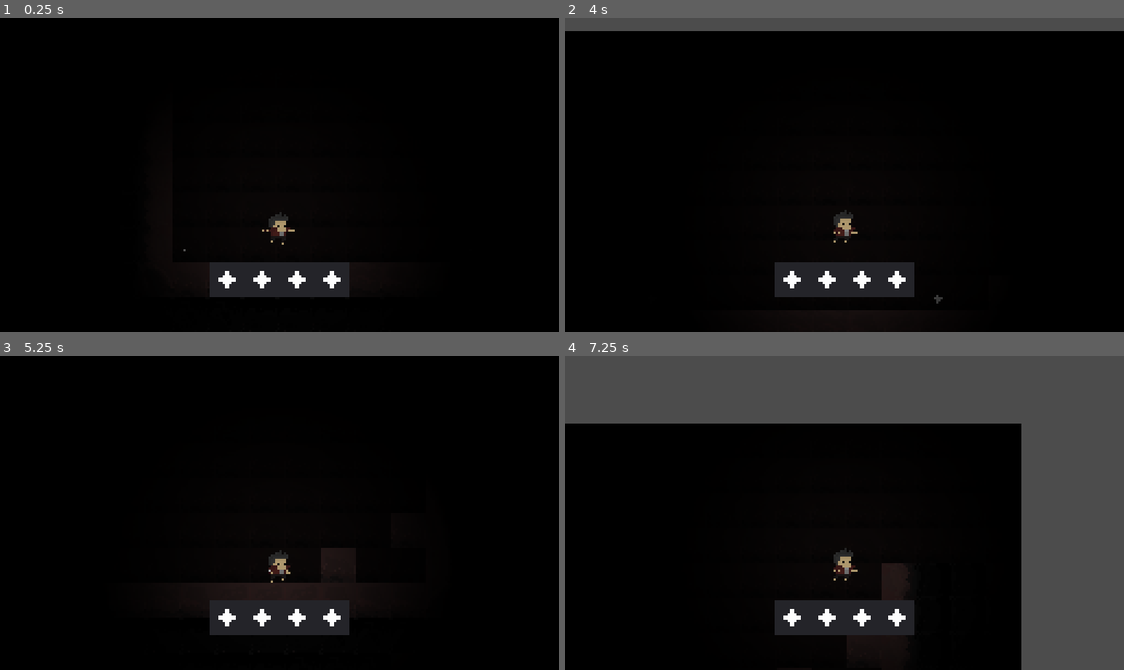
Above: before the commit, frames 1-4 (two rows, left to right).
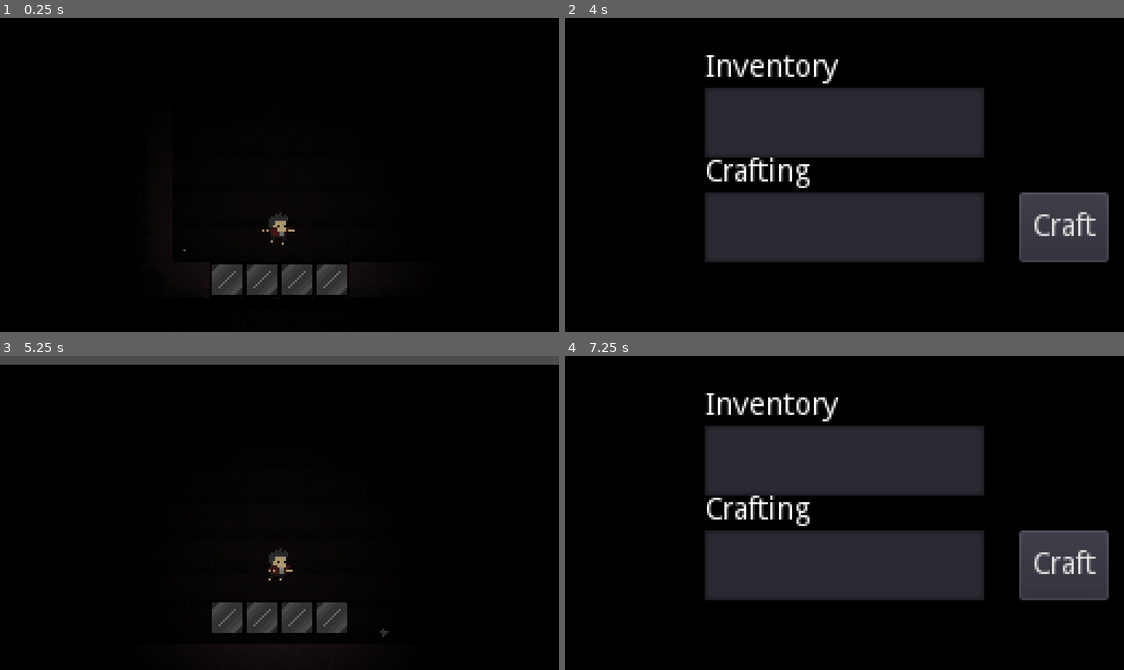
Above: after the commit, the same moments.

Repository: Darkystel/CraftJam
Game: Godot game, scene res://src/worlds/testworld.tscn
Same seed, same stepped clock (60 frames per second), same inputs: the game is played once before the commit and once after it.
Inputs (mouse positions are in pixels of both pictures, inside the frame that each line leads up to):
- Up to frame 1 (0.25 s): no input
- Up to frame 2 (4 s): click (794, 278) at 0.52 s; click (827, 278) at 1.27 s; click (861, 278) at 2.02 s; click (894, 278) at 2.77 s; hold D (move_right) from 3.53 s (still down); hold F (interact) from 3.53 s (still down); tap Space (jump) at 3.77 s; tap I (crafting_hud, bound only after the commit) at 3.8 s
- Up to frame 3 (5.25 s): tap Space (jump) at 4.07 s; release D (move_right) at 4.25 s; release F (interact) at 4.25 s; click (497, 566) at 4.25 s, where only the run after the commit has a clickable "Craft"; hold D (move_right) from 5.03 s (still down); tap I (crafting_hud, bound only after the commit) at 5.1 s
- Up to frame 4 (7.25 s): tap Space (jump) at 5.27, 5.3, 5.57, 6.77, 7.07 s; release D (move_right) at 5.78 s; hold A (move_left) 5.78-6.53 s; hold Space (jump) 5.78-6.53 s; tap F (interact) at 6.05, 6.6 s; hold D (move_right) from 6.53 s (still down); tap I (crafting_hud, bound only after the commit) at 6.8 s

The runs differ from the first frame. In frame 1, 1.4% of the frame differs, in the area x 37-63%, y 77-89%; in frame 2, 34%; in frame 3, 4.9%; in frame 4, 58%, in the area x 0-100%, y 0-100%.

Commit message:
Crafting
added crafting, but it sucks

Diff:
--- a/project.godot
+++ b/project.godot
@@ -83,6 +83,12 @@
 , Object(InputEventJoypadButton,"resource_local_to_scene":false,"resource_name":"","device":-1,"button_index":1,"pressure":0.0,"pressed":false,"script":null)
  ]
 }
+crafting_hud={
+"deadzone": 0.5,
+"events": [ Object(InputEventKey,"resource_local_to_scene":false,"resource_name":"","device":0,"alt":false,"shift":false,"control":false,"meta":false,"command":false,"pressed":false,"scancode":73,"unicode":0,"echo":false,"script":null)
+, Object(InputEventJoypadButton,"resource_local_to_scene":false,"resource_name":"","device":-1,"button_index":10,"pressure":0.0,"pressed":false,"script":null)
+ ]
+}
 
 [rendering]
 
--- /dev/null
+++ b/src/UI/hud/HUD.tscn
@@ -0,0 +1,9 @@
+[gd_scene load_steps=2 format=2]
+
+[ext_resource path="res://src/UI/hud/inventory.tscn" type="PackedScene" id=1]
+
+[node name="HUD" type="Control"]
+anchor_right = 1.0
+anchor_bottom = 1.0
+
+[node name="inventory" parent="." instance=ExtResource( 1 )]
--- /dev/null
+++ b/src/UI/hud/crafting_HUD.tscn
@@ -0,0 +1,78 @@
+[gd_scene load_steps=2 format=2]
+
+[ext_resource path="res://src/UI/hud/scripts/crafting_HUD.gd" type="Script" id=1]
+
+[node name="crafting_HUD" type="Control"]
+anchor_right = 1.0
+anchor_bottom = 1.0
+script = ExtResource( 1 )
+
+[node name="ColorRect" type="ColorRect" parent="."]
+anchor_right = 1.0
+anchor_bottom = 1.0
+color = Color( 0, 0, 0, 1 )
+
+[node name="VBoxContainer" type="VBoxContainer" parent="."]
+anchor_left = 0.5
+anchor_top = 0.5
+anchor_right = 0.5
+anchor_bottom = 0.5
+margin_left = -64.0
+margin_top = -40.0
+margin_right = 64.0
+margin_bottom = 40.0
+rect_min_size = Vector2( 128, 80 )
+custom_constants/separation = 16
+
+[node name="inventory_panel" type="Panel" parent="VBoxContainer"]
+margin_right = 128.0
+margin_bottom = 32.0
+rect_min_size = Vector2( 0, 32 )
+
+[node name="Label" type="Label" parent="VBoxContainer/inventory_panel"]
+margin_top = -16.0
+margin_right = 128.0
+text = "Inventory"
+
+[node name="inventory_list" type="ItemList" parent="VBoxContainer/inventory_panel"]
+margin_right = 128.0
+margin_bottom = 32.0
+select_mode = 1
+max_columns = 8
+same_column_width = true
+fixed_column_width = 16
+icon_mode = 0
+fixed_icon_size = Vector2( 16, 16 )
+
+[node name="crafting_panel" type="Panel" parent="VBoxContainer"]
+margin_top = 48.0
+margin_right = 128.0
+margin_bottom = 80.0
+rect_min_size = Vector2( 0, 32 )
+
+[node name="Label" type="Label" parent="VBoxContainer/crafting_panel"]
+margin_top = -16.0
+margin_right = 128.0
+text = "Crafting"
+
+[node name="crafting_list" type="ItemList" parent="VBoxContainer/crafting_panel"]
+margin_right = 128.0
+margin_bottom = 32.0
+max_columns = 8
+same_column_width = true
+fixed_column_width = 16
+icon_mode = 0
+fixed_icon_size = Vector2( 16, 16 )
+
+[node name="craft" type="Button" parent="."]
+anchor_left = 1.0
+anchor_top = 1.0
+anchor_right = 1.0
+anchor_bottom = 1.0
+margin_left = -48.0
+margin_top = -64.0
+margin_right = -7.0
+margin_bottom = -32.0
+text = "Craft"
+[connection signal="item_activated" from="VBoxContainer/inventory_panel/inventory_list" to="." method="_on_inventory_list_item_activated"]
+[connection signal="pressed" from="craft" to="." method="_on_craft_pressed"]
--- /dev/null
+++ b/src/UI/hud/inventory.tscn
@@ -0,0 +1,22 @@
+[gd_scene load_steps=4 format=2]
+
+[ext_resource path="res://src/UI/hud/scripts/inventory_hud.gd" type="Script" id=1]
+
+[sub_resource type="StyleBoxFlat" id=1]
+bg_color = Color( 1, 1, 1, 0.960784 )
+
+[sub_resource type="StyleBoxFlat" id=2]
+bg_color = Color( 1, 1, 1, 0.156863 )
+
+[node name="inventory" type="Panel"]
+anchor_left = 0.5
+anchor_top = 1.0
+anchor_right = 0.5
+anchor_bottom = 1.0
+margin_left = -40.0
+margin_top = -32.0
+margin_right = 40.0
+margin_bottom = -16.0
+custom_styles/panelf = SubResource( 1 )
+custom_styles/panel = SubResource( 2 )
+script = ExtResource( 1 )
--- a/src/UI/hud/item.tscn
+++ b/src/UI/hud/item.tscn
@@ -1,18 +1,24 @@
 [gd_scene load_steps=3 format=2]
 
 [ext_resource path="res://src/UI/hud/scripts/inventory_item_hud.gd" type="Script" id=1]
-[ext_resource path="res://assets/temp_assets/Star.png" type="Texture" id=2]
+[ext_resource path="res://assets/temp_assets/Inventory Frame.png" type="Texture" id=2]
 
-[node name="item" type="ReferenceRect"]
-anchor_right = 0.25
-anchor_bottom = 1.0
-margin_right = -48.0
-margin_bottom = -128.0
+[node name="item" type="TextureButton"]
+anchor_right = 0.062
+anchor_bottom = 0.111
+margin_right = 0.127999
+margin_bottom = 0.0159988
 rect_min_size = Vector2( 16, 16 )
 script = ExtResource( 1 )
+
+[node name="frame" type="TextureRect" parent="."]
+anchor_right = 1.0
+anchor_bottom = 1.0
+texture = ExtResource( 2 )
+stretch_mode = 4
 
 [node name="item_texture" type="TextureRect" parent="."]
 anchor_right = 1.0
 anchor_bottom = 1.0
-texture = ExtResource( 2 )
 stretch_mode = 4
+[connection signal="pressed" from="." to="." method="_on_item_pressed"]
--- /dev/null
+++ b/src/UI/hud/scripts/crafting_HUD.gd
@@ -0,0 +1,86 @@
+extends Control
+
+var inventory = null
+
+var recipe_list = []
+
+var chosen_components = []
+var result = null
+
+onready var inventory_list = $VBoxContainer/inventory_panel/inventory_list
+onready var crafting_list = $VBoxContainer/crafting_panel/crafting_list
+
+func initialize(inventory):
+	self.inventory = inventory
+
+func _ready():
+	assert(inventory == null)
+	visible = false
+	initialize_recipes()
+
+func initialize_recipes():
+	var file_paths = list_files_in_directory("res://src/tools/recipe_data")
+	for path in file_paths:
+		var recipe = load("res://src/tools/recipe_data/" + path)
+		recipe_list.append(recipe)
+
+
+
+func _unhandled_input(event):
+	if event.is_action_pressed("crafting_hud"):
+		if get_tree().paused:
+			inventory_list.clear()
+			visible = false
+			get_tree().paused = false
+		else:
+			display_items()
+			visible = true
+			get_tree().paused = true
+
+func display_items():
+	for item in inventory.items:
+		inventory_list.add_icon_item(item.item_texture)
+
+func _on_inventory_list_item_activated(index):
+	var selected_item = inventory.items[index]
+	if not chosen_components.has(selected_item):
+		chosen_components.push_back(selected_item)
+		crafting_list.add_icon_item(selected_item.item_texture)
+
+
+func _on_craft_pressed():
+	if find_recipe():
+		crafting_list.clear()
+		for component in chosen_components:
+			inventory.erase(component)
+		inventory_list.clear()
+		inventory.add_to_inventory(result)
+		display_items()
+
+
+func find_recipe() -> bool:
+	print("find_recipe() called")
+	for recipe in recipe_list:
+		print("checking in recipe for '" + recipe.result.name + "'")
+		if recipe.check_components(chosen_components):
+			result = recipe.result
+			return true
+	return false
+
+
+func list_files_in_directory(path):
+    var files = []
+    var dir = Directory.new()
+    dir.open(path)
+    dir.list_dir_begin()
+
+    while true:
+        var file = dir.get_next()
+        if file == "":
+            break
+        elif not file.begins_with("."):
+            files.append(file)
+
+    dir.list_dir_end()
+
+    return files
--- a/src/UI/hud/scripts/inventory_hud.gd
+++ b/src/UI/hud/scripts/inventory_hud.gd
@@ -1,17 +1,19 @@
 extends Panel
 
-func initialize_inventory(inventory):
-	var x_offset = 16*inventory.capacity/2
-	rect_position.x = (get_viewport_rect().size.x/2) - x_offset
+signal item_clicked(item,index)
+
+func initialize_inventory(inventory, center_viewport: bool = true):
+	if center_viewport:
+		var x_offset = 16*inventory.capacity/2
+		rect_position.x = (get_viewport_rect().size.x/2) - x_offset
 	rect_size.x = 16*inventory.capacity
 	var item = load("res://src/UI/hud/item.tscn")
 	for index in range(0, inventory.capacity):
 		var item_ins = item.instance()
 		add_child(item_ins)
-		if index < inventory.items.size():
-			item_ins.set_texture(inventory.items[index].item_texture)
+		item_ins.initialize(inventory, index)
 		item_ins.rect_position.x = index * 16
+		item_ins.connect("item_pressed", self, "item_click")
 
-func update_inventory(inventory):
-	for item_index in inventory.items.size():
-		get_children()[item_index].set_texture(inventory.items[item_index].item_texture)
+func item_click(item, index):
+	emit_signal("item_clicked", item, index)
--- a/src/UI/hud/scripts/inventory_item_hud.gd
+++ b/src/UI/hud/scripts/inventory_item_hud.gd
@@ -1,7 +1,33 @@
-extends ReferenceRect
+extends TextureButton
 
-func set_texture(texture: Texture):
-	$item_texture.texture = texture
+var inventory
+var item
+var index := 0
+
+signal item_pressed(item, index)
+
+func initialize(inv, indx):
+	inventory = inv
+	index = indx
+	if index < inventory.items.size():
+		item = inventory.items[index]
+		update_texture()
+	inventory.connect("inventory_changed", self, "inventory_changed")
+	print("initialized")
+
+func inventory_changed():
+	print("inventory changed")
+	if index < inventory.items.size():
+		item = inventory.items[index]
+		update_texture()
+	else:
+		clear_texture()
+
+func update_texture():
+	$item_texture.texture = item.item_texture
 
 func clear_texture():
 	$item_texture.texture = null
+
+func _on_item_pressed():
+	emit_signal("item_pressed", item, index)
--- a/src/actors/player.tscn
+++ b/src/actors/player.tscn
@@ -8,15 +8,16 @@
 [ext_resource path="res://assets/animations/idle/idle_new2.png" type="Texture" id=6]
 [ext_resource path="res://assets/animations/fall/fall_fall_0.png" type="Texture" id=7]
 [ext_resource path="res://assets/animations/fall/fall_fall_1.png" type="Texture" id=8]
-[ext_resource path="res://assets/animations/walking/walking_Animation 2_0.png" type="Texture" id=9]
-[ext_resource path="res://assets/animations/walking/walking_Animation 2_1.png" type="Texture" id=10]
-[ext_resource path="res://assets/animations/walking/walking_Animation 2_2.png" type="Texture" id=11]
-[ext_resource path="res://assets/animations/walking/walking_Animation 2_3.png" type="Texture" id=12]
-[ext_resource path="res://assets/animations/walking/walking_Animation 2_4.png" type="Texture" id=13]
-[ext_resource path="res://assets/animations/walking/walking_Animation 2_5.png" type="Texture" id=14]
-[ext_resource path="res://assets/animations/Jump/jump_jump_2.png" type="Texture" id=15]
-[ext_resource path="res://assets/animations/Jump/jump_jump_3.png" type="Texture" id=16]
-[ext_resource path="res://src/tools/HUD.tscn" type="PackedScene" id=17]
+[ext_resource path="res://assets/animations/Jump/jump_jump_2.png" type="Texture" id=9]
+[ext_resource path="res://assets/animations/Jump/jump_jump_3.png" type="Texture" id=10]
+[ext_resource path="res://assets/animations/walking/walking_Animation 2_0.png" type="Texture" id=11]
+[ext_resource path="res://assets/animations/walking/walking_Animation 2_1.png" type="Texture" id=12]
+[ext_resource path="res://assets/animations/walking/walking_Animation 2_2.png" type="Texture" id=13]
+[ext_resource path="res://assets/animations/walking/walking_Animation 2_3.png" type="Texture" id=14]
+[ext_resource path="res://assets/animations/walking/walking_Animation 2_4.png" type="Texture" id=15]
+[ext_resource path="res://assets/animations/walking/walking_Animation 2_5.png" type="Texture" id=16]
+[ext_resource path="res://src/UI/hud/HUD.tscn" type="PackedScene" id=17]
+[ext_resource path="res://src/UI/hud/crafting_HUD.tscn" type="PackedScene" id=18]
 
 [sub_resource type="SpriteFrames" id=1]
 animations = [ {
@@ -30,14 +31,14 @@
 "name": "fall",
 "speed": 8.0
 }, {
-"frames": [ ExtResource( 9 ), ExtResource( 10 ), ExtResource( 11 ), ExtResource( 12 ), ExtResource( 13 ), ExtResource( 14 ) ],
+"frames": [ ExtResource( 9 ), ExtResource( 10 ) ],
+"loop": false,
+"name": "jump",
+"speed": 8.0
+}, {
+"frames": [ ExtResource( 11 ), ExtResource( 12 ), ExtResource( 13 ), ExtResource( 14 ), ExtResource( 15 ), ExtResource( 16 ) ],
 "loop": true,
 "name": "walk",
-"speed": 8.0
-}, {
-"frames": [ ExtResource( 15 ), ExtResource( 16 ) ],
-"loop": false,
-"name": "jump",
 "speed": 8.0
 } ]
 
@@ -76,3 +77,6 @@
 [node name="CanvasLayer" type="CanvasLayer" parent="."]
 
 [node name="HUD" parent="CanvasLayer" instance=ExtResource( 17 )]
+
+[node name="crafting_HUD" parent="CanvasLayer" instance=ExtResource( 18 )]
+pause_mode = 2
--- a/src/actors/scripts/Player.gd
+++ b/src/actors/scripts/Player.gd
@@ -5,10 +5,10 @@
 func _ready():
 	assert(inventory != null)
 	$CanvasLayer/HUD.get_node("inventory").initialize_inventory(inventory)
+	$CanvasLayer/crafting_HUD.initialize(inventory)
 
 func pick_up_item(item):
 	if inventory.add_to_inventory(item):
-		$CanvasLayer/HUD.get_node("inventory").update_inventory(inventory)
 		return true
 	else:
 		return false
--- a/src/tools/HUD.tscn
+++ /dev/null
@@ -1,18 +0,0 @@
-[gd_scene load_steps=2 format=2]
-
-[ext_resource path="res://src/UI/hud/scripts/inventory_hud.gd" type="Script" id=1]
-
-[node name="HUD" type="Control"]
-anchor_right = 1.0
-anchor_bottom = 1.0
-
-[node name="inventory" type="Panel" parent="."]
-anchor_left = 0.5
-anchor_top = 1.0
-anchor_right = 0.5
-anchor_bottom = 1.0
-margin_left = -40.0
-margin_top = -32.0
-margin_right = 40.0
-margin_bottom = -16.0
-script = ExtResource( 1 )
--- a/src/tools/items_data/Mixed Ball.tres
+++ b/src/tools/items_data/Mixed Ball.tres
@@ -5,6 +5,6 @@
 
 [resource]
 script = ExtResource( 2 )
-name = "Mixed Bll"
+name = "Mixed Ball"
 type = 0
 item_texture = ExtResource( 1 )
--- a/src/tools/scripts/Inventory.gd
+++ b/src/tools/scripts/Inventory.gd
@@ -4,10 +4,13 @@
 export(int) var capacity = 8
 
 var items = []
+
+signal inventory_changed
 # This script will handle the inventory system of the player character
 
 func add_to_inventory(item) -> bool:
 	if items.size() < capacity:
 		items.push_back(item)
+		emit_signal("inventory_changed")
 		return true
 	else: return false
--- a/src/tools/scripts/Recipe.gd
+++ b/src/tools/scripts/Recipe.gd
@@ -3,3 +3,18 @@
 
 export(Array, Resource) var items
 export(Resource) var result
+
+func check_components(components) -> bool:
+	print("Comparing components for '" + result.name + "'")
+
+	var items_clone = items
+
+	if components.size() != items.size(): return false
+
+	while true:
+		if items.size() == 0 and components.size() == 0: return true
+		elif items.has(components[0]):
+			items.erase(components[0])
+			components.pop_front()
+		else: return false
+	return false
Not shown, added: assets/temp_assets/Inventory Frame.png.import
Not shown: 1 places in src/actors/player.tscn that only renumber resources
